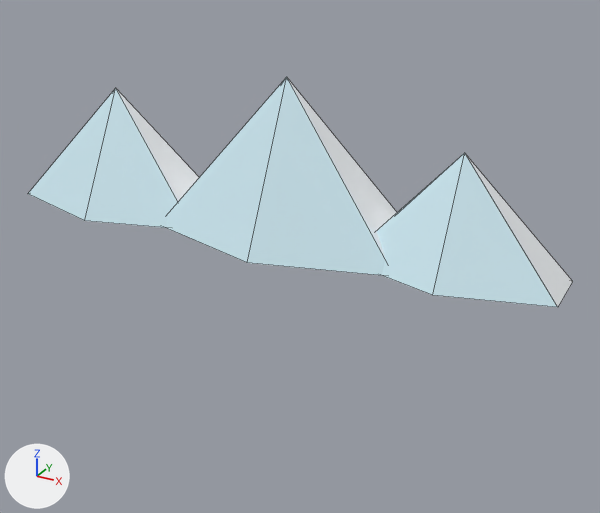
Before and after pictures for a commit that changed the Blender file art_source/iceberg_bg.blend.
Both versions are drawn from a 50 mm lens placed at (13.56, -21.13, 9.94), pointed at (1.68, 0.49, -0.87). Lighting does not change. The marker at lower left points along +X, +Y and +Z. The older version comes first. Mesh edges are drawn as thin lines.

Script lines for the objects in view, before the commit:
```python
me_cone = bpy.data.meshes.new('Cone')
me_cone.from_pydata(...)  # 21 vertices, 21 faces; spans x -3.6..15.1, y -2.4..2.4, z -2.0..3.0
# faces by material slot: [15, 6]
me_cone.materials.append(mat_mat_ice_bg)  # pale blue #cfebf4
me_cone.materials.append(mat_mat_snow_bg)  # white #f6f9fc
ob_iceberg_bg = bpy.data.objects.new('iceberg_bg', me_cone)
ob_iceberg_bg.location = (-5.0, 0.0, 2.0)
```
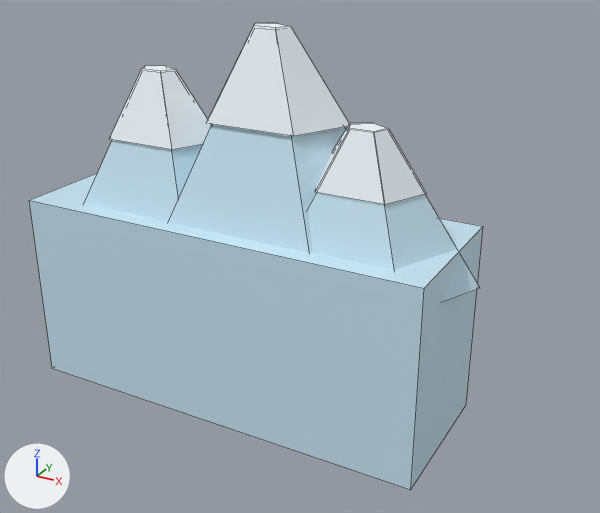
Pixel boxes (x1, y1, x2, y2) of what changed, in the pictures (600 x 513 px):
'iceberg_bg', reshaped, moved (17% narrower, 103% taller)
    before: (28, 77, 573, 307)
    after: (29, 23, 483, 490)
part 1 of me_cone, added (blue)
    after: (29, 173, 483, 490)
part 2 of me_cone, added (blue)
    after: (85, 140, 203, 221)
part 3 of me_cone, added
    after: (109, 66, 211, 150)
part 4 of me_cone, added (blue)
    after: (169, 124, 346, 253)
part 5 of me_cone, added
    after: (207, 23, 349, 136)
part 6 of me_cone, added (blue)
    after: (308, 192, 480, 301)
part 7 of me_cone, added
    after: (315, 123, 427, 205)
part 8 of me_cone, deleted
    before: (28, 88, 199, 228)
part 9 of me_cone, deleted
    before: (377, 153, 573, 307)
part 10 of me_cone, deleted
    before: (166, 77, 397, 275)

Diff of the bpy script that builds the scene:
```diff
--- a/art_source/iceberg_bg.blend.py
+++ b/art_source/iceberg_bg.blend.py
@@ mat_mat_ice @@
+mat_mat_ice = principled_material('mat_ice')
+mat_mat_ice.base_color = (0.586, 0.797, 0.916)  # blue #c9e7f5
+mat_mat_ice.roughness = 0.35
@@ mat_mat_snow @@
+mat_mat_snow = principled_material('mat_snow')
+mat_mat_snow.base_color = (0.875, 0.932, 0.974)  # white #f0f7fc
+mat_mat_snow.roughness = 0.75
@@ me_cone @@
 # used by ob_iceberg_bg; location = (-5.0, 0.0, 2.0)
-me_cone.from_pydata(...)  # 21 vertices, 21 faces; spans x -3.6..15.1, y -2.4..2.4, z -2.0..3.0
-me_cone.materials.append(mat_mat_ice_bg)  # pale blue #cfebf4
-me_cone.materials.append(mat_mat_snow_bg)  # white #f6f9fc
+me_cone.from_pydata(...)  # 68 vertices, 48 faces; spans x -7.2..7.6, y -2.5..3.5, z -6.0..6.4
+# me_cone part 1: a new loose piece, a box spanning x -7.0..7.0, y -2.5..2.5, z -6.0..0.5, in mat_mat_ice (blue #c9e7f5)
+# me_cone part 2: a new loose piece, a 5-sided cut cone along z (radius 4.2 by 2.8 at the low end, 0.6 by 0.4 at the high end) spanning x -7.2..0.8, y -2.3..2.8, z -0.8..4.7, in mat_mat_ice (blue #c9e7f5)
+# me_cone part 3: a new loose piece, a 5-sided cut cone along z (radius 2.1 by 1.4 at the low end, 0.6 by 0.4 at the high end) spanning x -5.2..-1.2, y -1.2..1.4, z 2.6..4.8, in mat_mat_snow (white #f0f7fc)
+# me_cone part 4: a new loose piece, a 5-sided cut cone along z (radius 5.0 by 3.2 at the low end, 0.6 by 0.4 at the high end) spanning x -4.0..5.6, y -2.3..3.5, z -0.7..6.3, in mat_mat_ice (blue #c9e7f5)
+# me_cone part 5: a new loose piece, a 5-sided cut cone along z (radius 2.5 by 1.6 at the low end, 0.6 by 0.4 at the high end) spanning x -1.6..3.2, y -1.0..1.9, z 3.6..6.4, in mat_mat_snow (white #f0f7fc)
+# me_cone part 6: a new loose piece, a 5-sided cut cone along z (radius 3.6 by 2.5 at the low end, 0.6 by 0.4 at the high end) spanning x 0.8..7.6, y -2.2..2.3, z -0.7..3.8, in mat_mat_ice (blue #c9e7f5)
+# me_cone part 7: a new loose piece, a 5-sided cut cone along z (radius 1.8 by 1.3 at the low end, 0.6 by 0.4 at the high end) spanning x 2.5..5.9, y -1.2..1.1, z 2.1..3.9, in mat_mat_snow (white #f0f7fc)
+# me_cone part 8: the loose piece of 7 vertices spanning x -3.6..3.6, y -2.1..2.1, z -2.0..2.0 is deleted
+# me_cone part 9: the loose piece of 7 vertices spanning x 8.9..15.1, y -1.8..1.8, z -2.0..1.5 is deleted
+# me_cone part 10: the loose piece of 7 vertices spanning x 2.3..10.7, y -2.4..2.4, z -2.0..3.0 is deleted
+me_cone.materials.append(mat_mat_ice)  # blue #c9e7f5
+me_cone.materials.append(mat_mat_snow)  # white #f0f7fc
@@ ob_iceberg_bg @@
 ob_iceberg_bg = bpy.data.objects.new('iceberg_bg', me_cone)
-ob_iceberg_bg.location = (-5.0, 0.0, 2.0)
+ob_iceberg_bg.location = (0.0, 0.0, 0.0)
```
